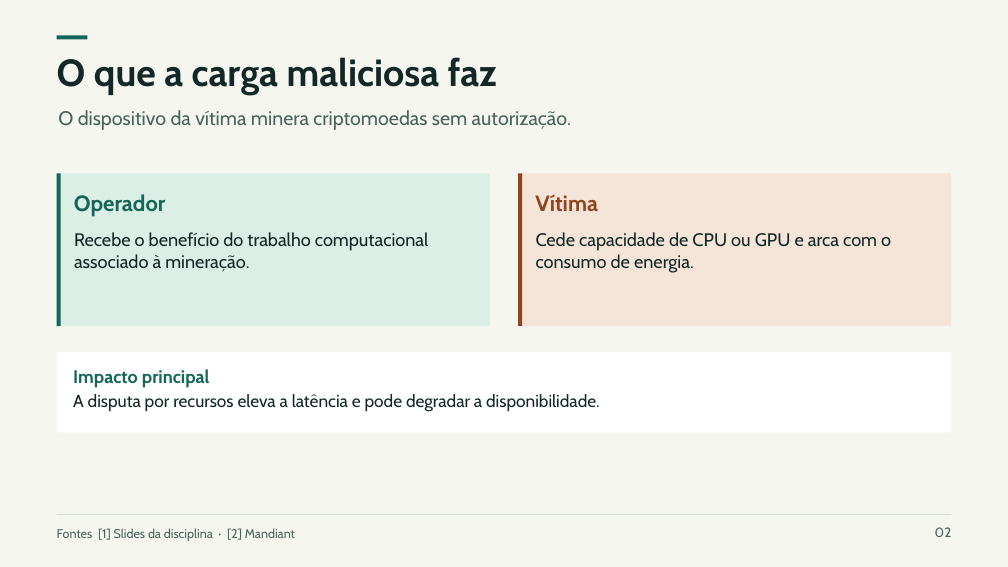
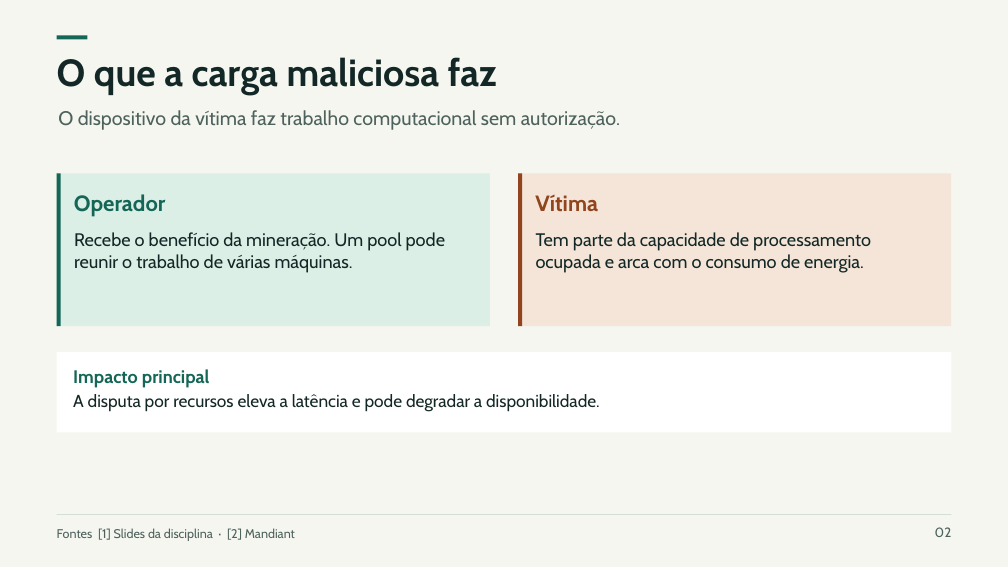
Before and after one commit to Lbragaa/Documentos-T4-seguranca, a slide deck: slide 2 of G8_Apresentacao_Coinminers.pptx. Drawn at 1008x567 pixels with LibreOffice and Linux fonts; fonts in the diff are those of the drawing. Boxes give left, top, right and bottom in pixels: in the first picture for what was removed or moved away, otherwise in the second. Text is boxed around its words. In the diff, an @@ line names an element or a change of style, - is before the commit and + after.

```diff
--- a/G8_Apresentacao_Coinminers.pptx
+++ b/G8_Apresentacao_Coinminers.pptx
@@ text at bbox=[58, 110, 620, 130]: text changed @@
-O dispositivo da vítima minera criptomoedas sem autorização.
+O dispositivo da vítima faz trabalho computacional sem autorização.
@@ text at bbox=[74, 232, 445, 273]: text changed @@
-Recebe o benefício do trabalho computacional associado à mineração.
+Recebe o benefício da mineração. Um pool pode reunir o trabalho de várias máquinas.
@@ text at bbox=[536, 232, 871, 273]: text changed @@
-Cede capacidade de CPU ou GPU e arca com o consumo de energia.
+Tem parte da capacidade de processamento ocupada e arca com o consumo de energia.
```
Also in this commit, not shown: 4 other slides changed, 3 other files.
